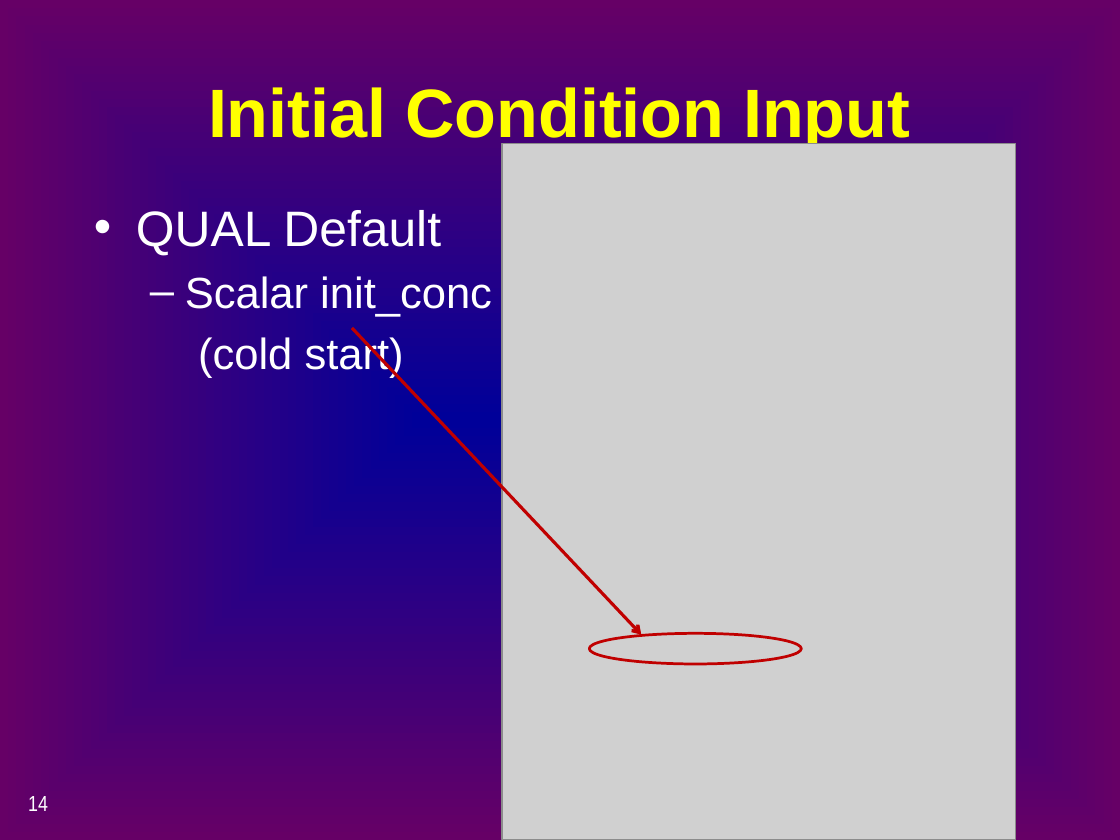
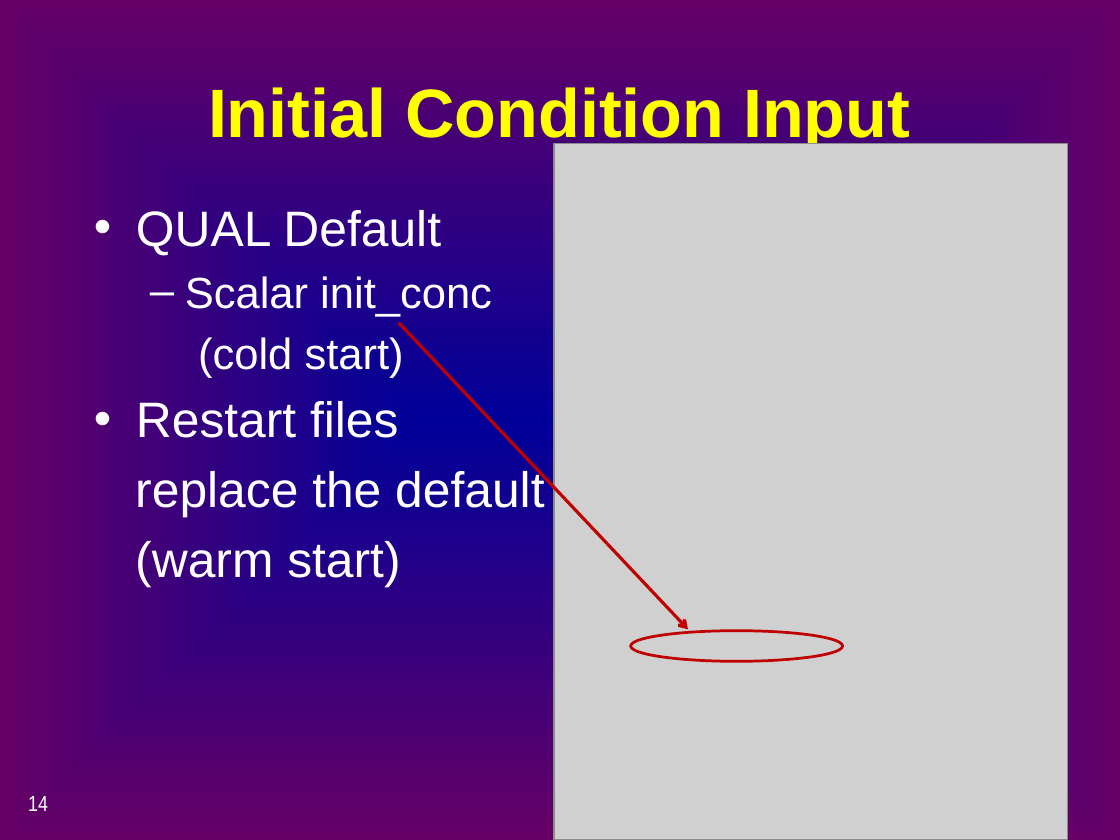
Before and after one commit to CADWRDeltaModeling/dsm2, a slide deck: slide 14 of dsm2/presentations/p4_simulation_data.pptx. Drawn at 1120x840 pixels with LibreOffice and Linux fonts; fonts in the diff are those of the drawing; grey boxes stand for pictures. Boxes give left, top, right and bottom in pixels: in the first picture for what was removed or moved away, otherwise in the second. Text is boxed around its words. In the diff, an @@ line names an element or a change of style, - is before the commit and + after.

```diff
--- a/dsm2/presentations/p4_simulation_data.pptx
+++ b/dsm2/presentations/p4_simulation_data.pptx
@@ picture moved from (x1=502, y1=143, x2=1015, y2=840) to (x1=554, y1=143, x2=1067, y2=840) @@
@@ arrow moved from (352, 328) - (642, 635) to (399, 323) - (688, 629) @@
@@ text at (x1=135, y1=401, x2=544, y2=587): paragraphs added @@
+• Restart files
+replace the default
+(warm start)
@@ ellipse moved from (x1=589, y1=633, x2=801, y2=663) to (x1=631, y1=631, x2=842, y2=661) @@
```
Also in this commit, not shown: 2 other slides changed, 3 slides added.
